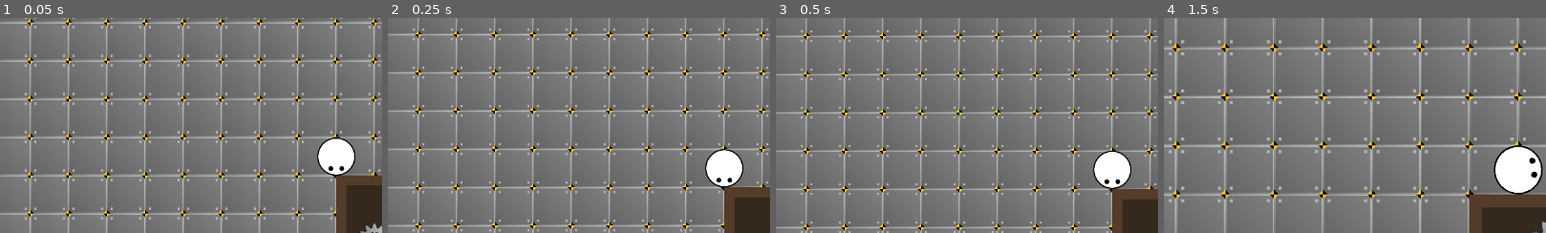
Above: before the commit, frames 1-4 (left to right).
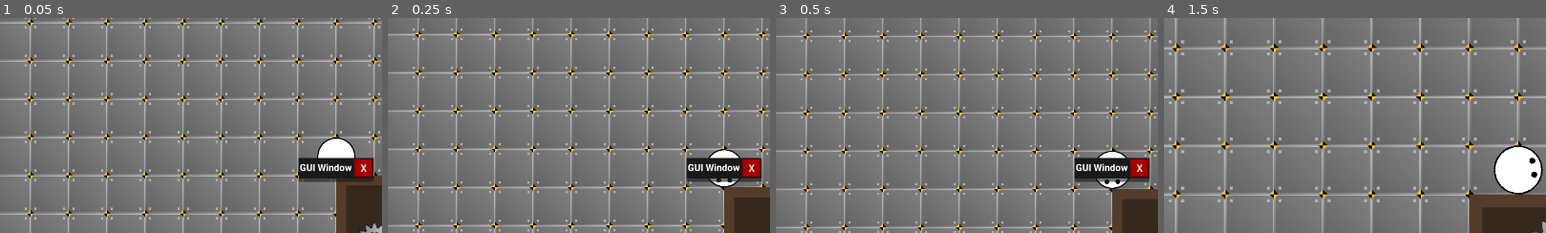
Above: after the commit, the same moments.

Repository: TrueSunGaming/industrial-revolution-proto-3
Game: Godot game, scene res://scenes/main/Main.tscn
Two runs of this game, one before a commit and one after it. Both use one fixed random seed, a clock stepped at 60 frames per second and the inputs below.
Inputs (mouse positions are % of the whole screen's width and height, from its top left):
- Up to frame 1 (0.05 s): no input
- Up to frame 2 (0.25 s): no input
- Up to frame 3 (0.5 s): no input
- Up to frame 4 (1.5 s): click (54, 50) at 0.5 s, where only the run after the commit has a clickable "X"; tap Enter at 1.25 s; move the mouse to (72, 45) at 1.27 s; hold D (move_right) from 1.28 s (still down); hold Mouse wheel up (zoom_in) from 1.28 s (still down)
The pictures show only the part of the screen within x 6-56%, y 15-65%; the shares and areas given below are measured in that part.

The runs differ from the first frame. In frame 1, 2.2% of the frame differs, in the area x 78-98%, y 64-77%; in frame 2, 2.1%; in frame 3, 2.1%; in frame 4, nothing differs.

Commit message:
feat: implement gui window

Diff:
--- a/scenes/ui/UI.gd
+++ b/scenes/ui/UI.gd
@@ -1,4 +1,16 @@
 class_name UI extends CanvasLayer
+
+var gui_windows: Array[GUIWindow]
+
+var gui_window_open: bool:
+	get:
+		return gui_windows.size() > 0
 
 func _ready() -> void:
 	refs.ui = self
+
+func _on_child_entered_tree(node: Node) -> void:
+	if node is GUIWindow: gui_windows.push_back(node)
+
+func _on_child_exiting_tree(node: Node) -> void:
+	if node in gui_windows: gui_windows.erase(node)
--- a/scenes/ui/UI.tscn
+++ b/scenes/ui/UI.tscn
@@ -1,7 +1,13 @@
-[gd_scene load_steps=2 format=3 uid="uid://drqf0tkqp0fa4"]
+[gd_scene load_steps=3 format=3 uid="uid://drqf0tkqp0fa4"]
 
 [ext_resource type="Script" uid="uid://f0hlqm7grhro" path="res://scenes/ui/UI.gd" id="1_d2gw2"]
+[ext_resource type="PackedScene" uid="uid://dxg6tujebneed" path="res://scenes/ui/gui/GUIWindow.tscn" id="2_m01cm"]
 
 [node name="UI" type="CanvasLayer"]
 script = ExtResource("1_d2gw2")
 metadata/_custom_type_script = ExtResource("1_d2gw2")
+
+[node name="GUIWindow" parent="." instance=ExtResource("2_m01cm")]
+
+[connection signal="child_entered_tree" from="." to="." method="_on_child_entered_tree"]
+[connection signal="child_exiting_tree" from="." to="." method="_on_child_exiting_tree"]
--- /dev/null
+++ b/scenes/ui/gui/CloseButtonHoverStyle.tres
@@ -0,0 +1,11 @@
+[gd_resource type="StyleBoxFlat" format=3 uid="uid://c63p6guo7rlwc"]
+
+[resource]
+content_margin_left = 1.0
+content_margin_top = 1.0
+content_margin_right = 0.0
+content_margin_bottom = 0.0
+bg_color = Color(0.78, 0, 0, 1)
+border_width_right = 2
+border_width_bottom = 2
+border_color = Color(0.6, 0, 0, 1)
--- /dev/null
+++ b/scenes/ui/gui/CloseButtonPressStyle.tres
@@ -0,0 +1,11 @@
+[gd_resource type="StyleBoxFlat" format=3 uid="uid://cxglyobmski25"]
+
+[resource]
+content_margin_left = 1.0
+content_margin_top = 1.0
+content_margin_right = 0.0
+content_margin_bottom = 0.0
+bg_color = Color(0.93, 0.465, 0.465, 1)
+border_width_right = 2
+border_width_bottom = 2
+border_color = Color(0.72, 0.36, 0.36, 1)
--- /dev/null
+++ b/scenes/ui/gui/CloseButtonStyle.tres
@@ -0,0 +1,11 @@
+[gd_resource type="StyleBoxFlat" format=3 uid="uid://cunbmt1d6m48u"]
+
+[resource]
+content_margin_left = 1.0
+content_margin_top = 1.0
+content_margin_right = 0.0
+content_margin_bottom = 0.0
+bg_color = Color(0.65, 0, 0, 1)
+border_width_right = 2
+border_width_bottom = 2
+border_color = Color(0.5, 0, 0, 1)
--- /dev/null
+++ b/scenes/ui/gui/GUIWindow.gd
@@ -0,0 +1,20 @@
+class_name GUIWindow extends Control
+
+signal closed
+
+var child_windows: Array[GUIWindow]
+var parent_window: GUIWindow
+
+func _on_close_pressed() -> void:
+	queue_free()
+
+func _on_tree_exiting() -> void:
+	for i in child_windows:
+		i.parent_window = null
+		i._on_close_pressed()
+
+	closed.emit()
+
+func add_child_window(win: GUIWindow) -> void:
+	child_windows.push_back(win)
+	win.parent_window = self
--- /dev/null
+++ b/scenes/ui/gui/GUIWindow.tscn
@@ -0,0 +1,97 @@
+[gd_scene load_steps=11 format=3 uid="uid://dxg6tujebneed"]
+
+[ext_resource type="Script" uid="uid://do7tpf1rff8q0" path="res://scenes/ui/gui/GUIWindow.gd" id="1_qii7i"]
+[ext_resource type="FontFile" uid="uid://chcjd42nhsodc" path="res://fonts/Roboto-Bold.ttf" id="2_sgguk"]
+[ext_resource type="StyleBox" uid="uid://cunbmt1d6m48u" path="res://scenes/ui/gui/CloseButtonStyle.tres" id="3_77n0p"]
+[ext_resource type="StyleBox" uid="uid://c63p6guo7rlwc" path="res://scenes/ui/gui/CloseButtonHoverStyle.tres" id="4_hexid"]
+[ext_resource type="StyleBox" uid="uid://cxglyobmski25" path="res://scenes/ui/gui/CloseButtonPressStyle.tres" id="4_onr15"]
+
+[sub_resource type="StyleBoxFlat" id="StyleBoxFlat_77n0p"]
+content_margin_left = 2.0
+content_margin_top = 2.0
+content_margin_right = 2.0
+content_margin_bottom = 2.0
+bg_color = Color(0.1, 0.1, 0.1, 1)
+
+[sub_resource type="LabelSettings" id="LabelSettings_hexid"]
+font = ExtResource("2_sgguk")
+
+[sub_resource type="StyleBoxEmpty" id="StyleBoxEmpty_onr15"]
+
+[sub_resource type="InputEventAction" id="InputEventAction_sgguk"]
+action = &"ui_cancel"
+
+[sub_resource type="Shortcut" id="Shortcut_77n0p"]
+events = [SubResource("InputEventAction_sgguk")]
+
+[node name="GUIWindow" type="Control"]
+layout_mode = 3
+anchors_preset = 8
+anchor_left = 0.5
+anchor_top = 0.5
+anchor_right = 0.5
+anchor_bottom = 0.5
+grow_horizontal = 2
+grow_vertical = 2
+script = ExtResource("1_qii7i")
+metadata/_custom_type_script = ExtResource("1_qii7i")
+
+[node name="PanelContainer" type="PanelContainer" parent="."]
+layout_mode = 1
+anchors_preset = 8
+anchor_left = 0.5
+anchor_top = 0.5
+anchor_right = 0.5
+anchor_bottom = 0.5
+offset_left = -63.0
+offset_top = -20.0
+offset_right = 63.0
+offset_bottom = 20.0
+grow_horizontal = 2
+grow_vertical = 2
+
+[node name="VBoxContainer" type="VBoxContainer" parent="PanelContainer"]
+layout_mode = 2
+
+[node name="Navbar" type="PanelContainer" parent="PanelContainer/VBoxContainer"]
+layout_mode = 2
+size_flags_vertical = 0
+theme_override_styles/panel = SubResource("StyleBoxFlat_77n0p")
+
+[node name="NavbarContent" type="HBoxContainer" parent="PanelContainer/VBoxContainer/Navbar"]
+layout_mode = 2
+
+[node name="Title" type="Label" parent="PanelContainer/VBoxContainer/Navbar/NavbarContent"]
+layout_mode = 2
+text = "GUI Window"
+label_settings = SubResource("LabelSettings_hexid")
+
+[node name="NavbarRight" type="HBoxContainer" parent="PanelContainer/VBoxContainer/Navbar/NavbarContent"]
+layout_mode = 2
+size_flags_horizontal = 8
+
+[node name="Close" type="Button" parent="PanelContainer/VBoxContainer/Navbar/NavbarContent/NavbarRight"]
+custom_minimum_size = Vector2(30, 30)
+layout_mode = 2
+size_flags_horizontal = 4
+size_flags_vertical = 0
+tooltip_text = "Close (Esc)"
+mouse_default_cursor_shape = 2
+theme_override_fonts/font = ExtResource("2_sgguk")
+theme_override_styles/focus = SubResource("StyleBoxEmpty_onr15")
+theme_override_styles/disabled_mirrored = ExtResource("3_77n0p")
+theme_override_styles/disabled = ExtResource("3_77n0p")
+theme_override_styles/hover_pressed_mirrored = ExtResource("4_onr15")
+theme_override_styles/hover_pressed = ExtResource("4_onr15")
+theme_override_styles/hover_mirrored = ExtResource("4_hexid")
+theme_override_styles/hover = ExtResource("4_hexid")
+theme_override_styles/pressed_mirrored = ExtResource("4_onr15")
+theme_override_styles/pressed = ExtResource("4_onr15")
+theme_override_styles/normal_mirrored = ExtResource("3_77n0p")
+theme_override_styles/normal = ExtResource("3_77n0p")
+shortcut = SubResource("Shortcut_77n0p")
+shortcut_in_tooltip = false
+text = "X"
+
+[connection signal="tree_exiting" from="." to="." method="_on_tree_exiting"]
+[connection signal="pressed" from="PanelContainer/VBoxContainer/Navbar/NavbarContent/NavbarRight/Close" to="." method="_on_close_pressed"]
Not shown, added: scenes/ui/gui/GUIWindow.gd.uid
